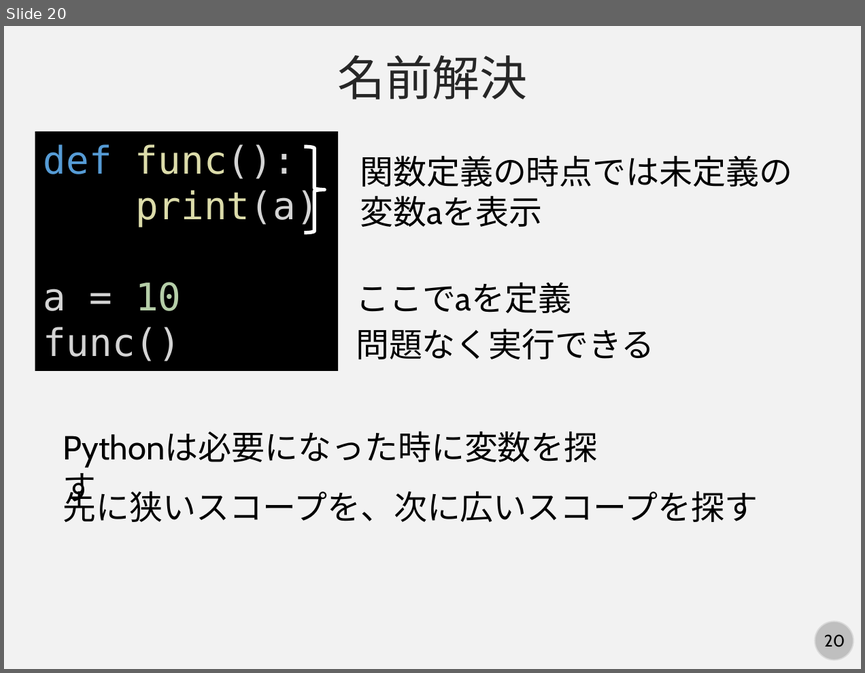
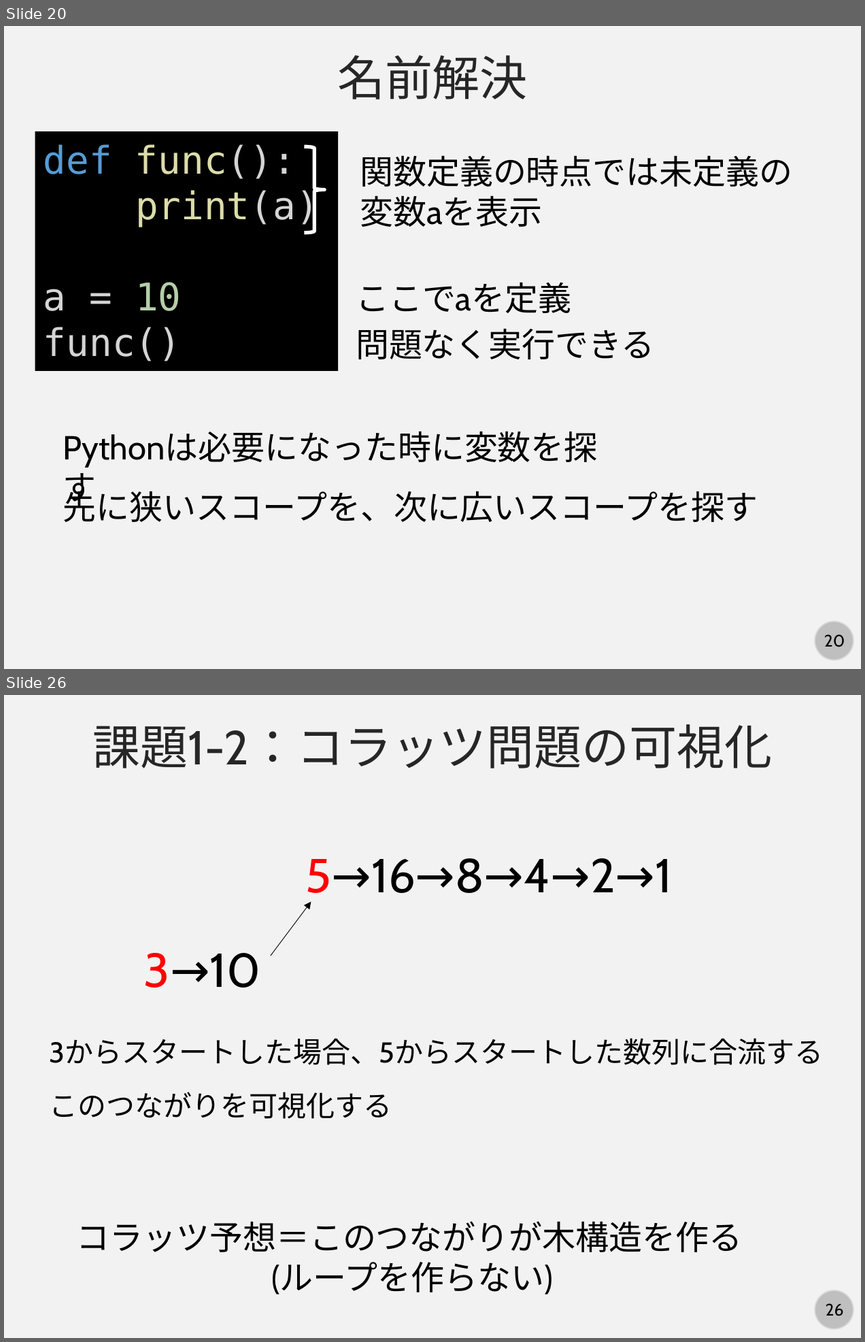
Before and after one commit to kaityo256/python_zero, a slide deck: scope/fig/slide.pptx. Shown one above the other, each under a label of ours: slide 20 before the commit, slides 20 and 26 after it; the slides between them are not shown. The pictures are 865x673 and 865x1342 pixels, drawn with LibreOffice and Linux fonts; fonts in the diff are those of the drawing. Boxes give left, top, right and bottom in pixels: in the first picture for what was removed or moved away, otherwise in the second. Text is boxed around its words. In the diff, an @@ line names an element or a change of style, - is before the commit and + after.

```diff
--- a/scope/fig/slide.pptx
+++ b/scope/fig/slide.pptx
@@ slide 26 added at <box>4,695,861,1338</box>, background #F2F2F2; not listed: 2 template elements that a slide beside it also shows @@
@@ text added at <box>92,724,772,768</box>, 40 pt, text #262626 @@
+課題1-2：コラッツ問題の可視化
@@ text added at <box>306,858,672,903</box>, 40 pt, text #000000 @@
+5→16→8→4→2→1
@@ arrow added from (271, 955) to (311, 902), #000000 0.5 pt @@
@@ text added at <box>144,953,261,987</box>, 40 pt, text #000000 @@
+3→10
@@ text added at <box>50,1038,823,1065</box>, 24 pt, text #000000 @@
+3からスタートした場合、5からスタートした数列に合流する
@@ text added at <box>50,1091,392,1119</box>, 24 pt, text #000000 @@
+このつながりを可視化する
@@ text added at <box>77,1221,742,1294</box>, 28 pt, text #000000 @@
+コラッツ予想＝このつながりが木構造を作る
+(ループを作らない)
```
Also in this commit, not shown: 1 slide changed, 6 other slides added.
